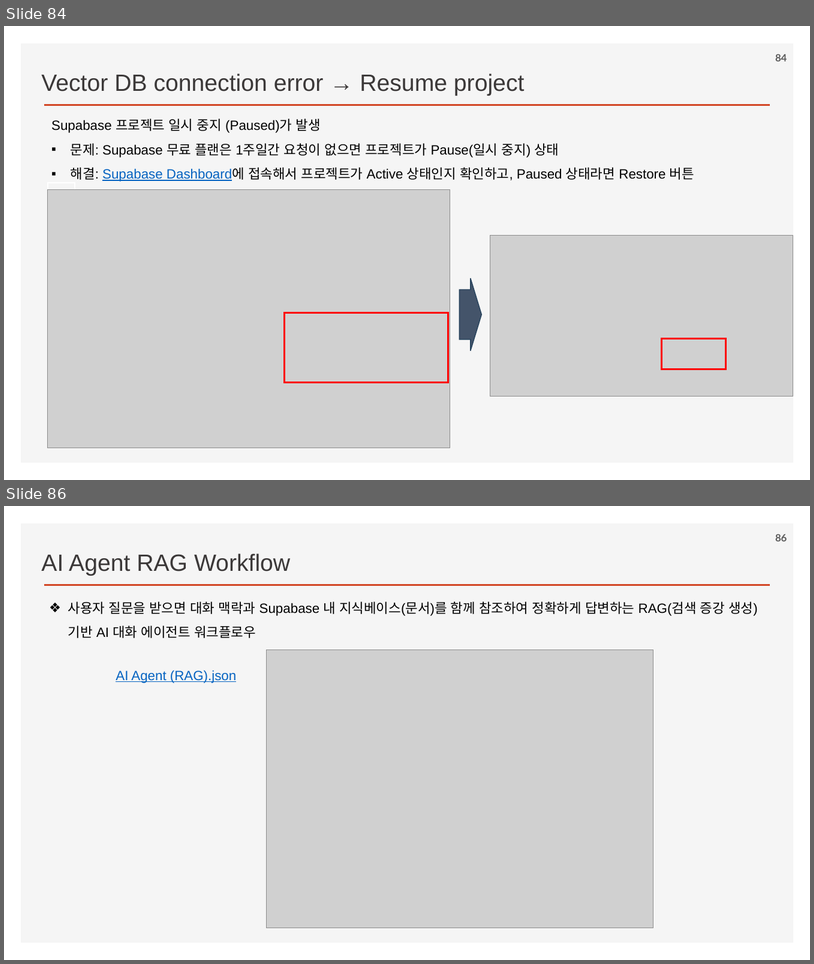
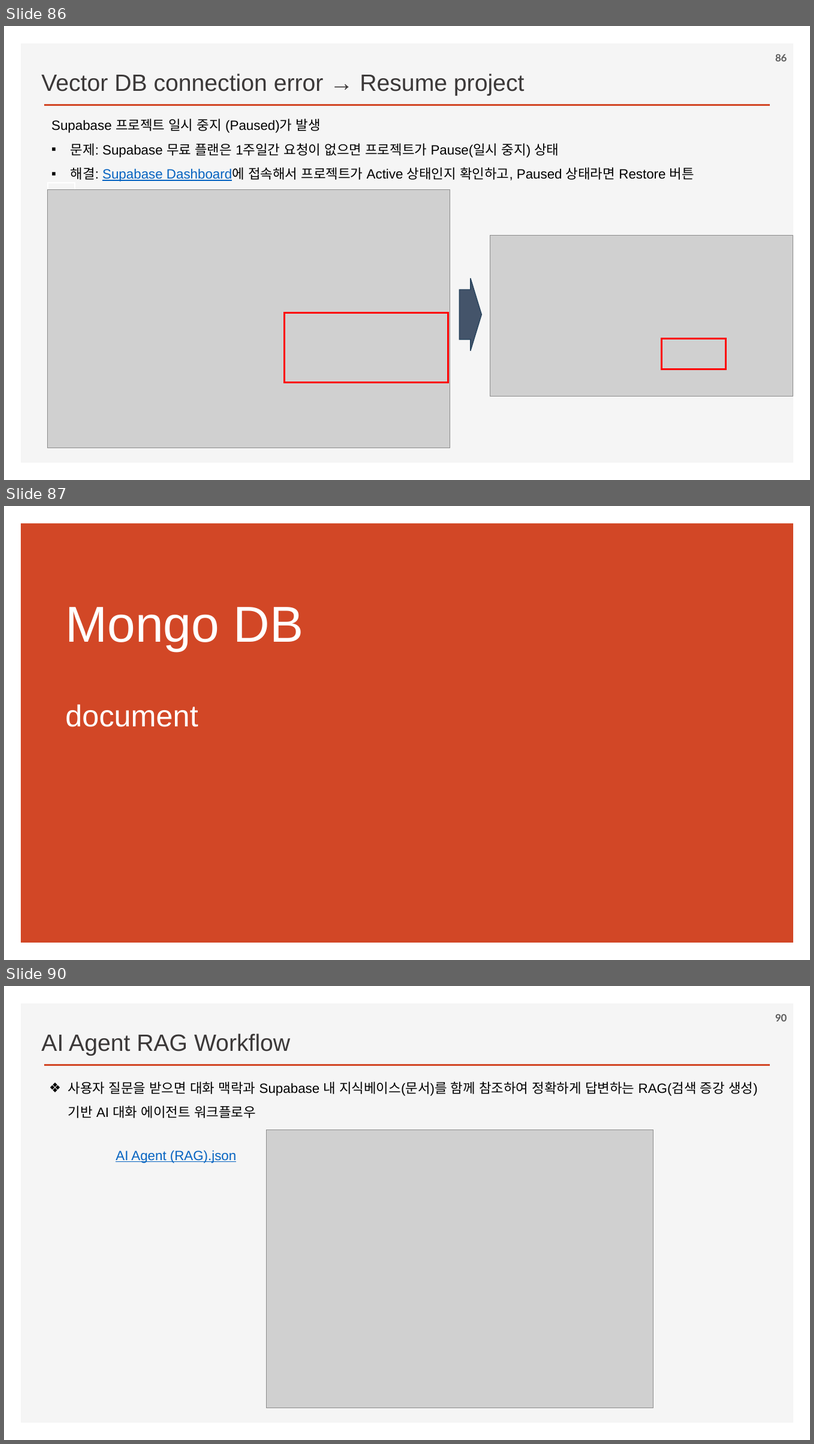
Before and after one commit to ancestor9/2026_Fall_AI-Workflow, a slide deck: PPTs/02_AI Workflow_n8n.pptx. Shown one above the other, each under a label of ours: slides 84 and 86 before the commit, slides 86, 87 and 90 after it; the slides between them are not shown. The pictures are 814x964 and 814x1444 pixels, drawn with LibreOffice and Linux fonts; fonts in the diff are those of the drawing; grey boxes stand for pictures; background and template pictures are left out. Boxes give left, top, right and bottom in pixels: in the first picture for what was removed or moved away, otherwise in the second. Text is boxed around its words. In the diff, an @@ line names an element or a change of style, - is before the commit and + after.

```diff
--- a/PPTs/02_AI Workflow_n8n.pptx
+++ b/PPTs/02_AI Workflow_n8n.pptx
@@ slide 87 added at [4, 506, 810, 960], background #FFFFFF @@
@@ rectangle added at [21, 523, 794, 943], fill #D24726 @@
@@ title added at [65, 607, 304, 727], 36 pt, text #FFFFFF @@
+Mongo DB
+document
@@ what was slide 84 is now slide 86 @@
@@ page number at [776, 54, 787, 61]: text changed @@
-84
+86
@@ what was slide 86 is now slide 90 @@
@@ page number at [776, 1014, 787, 1021]: text changed @@
-86
+90
```
Also in this commit, not shown: 4 other slides added, 1 slide removed.
